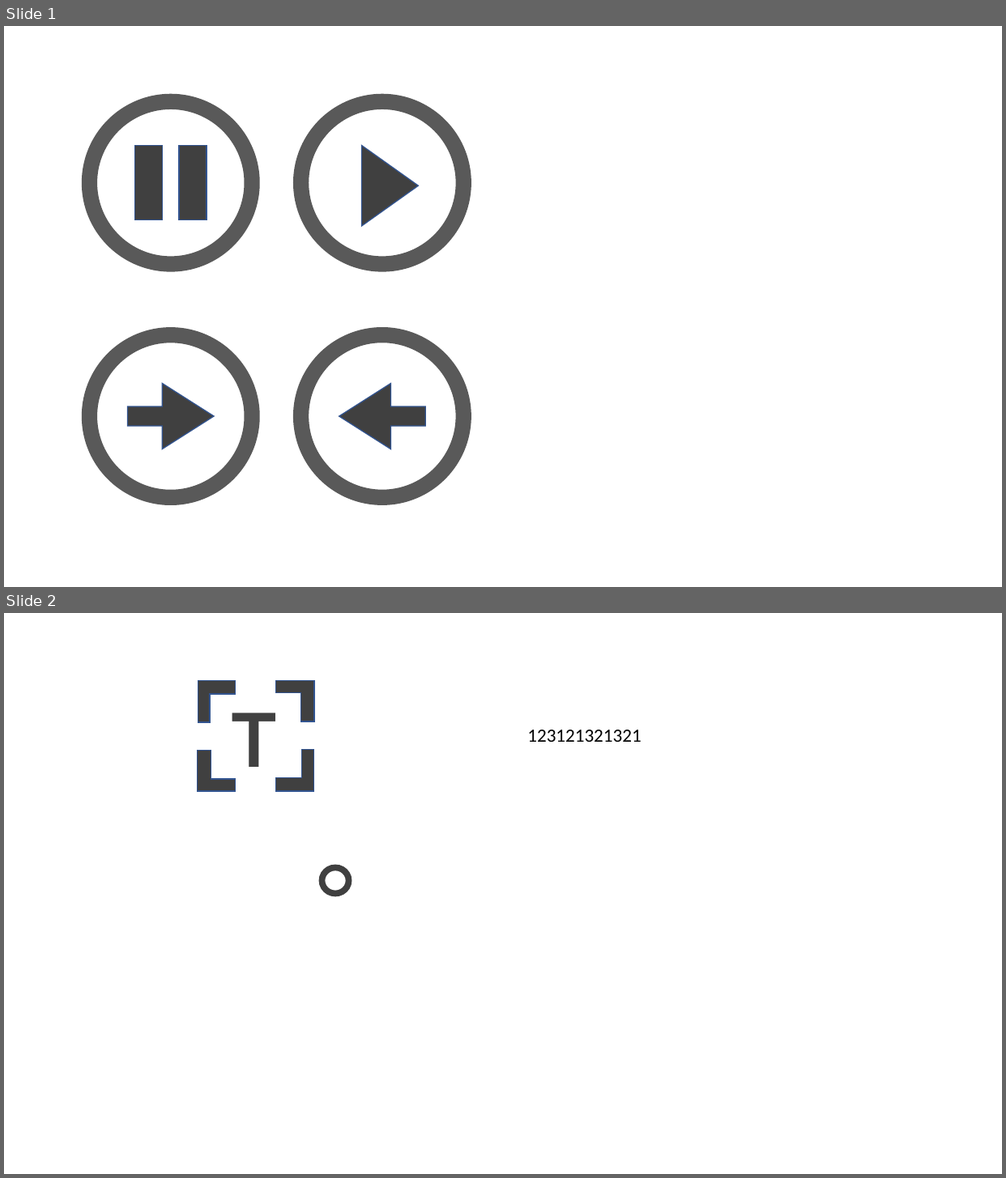
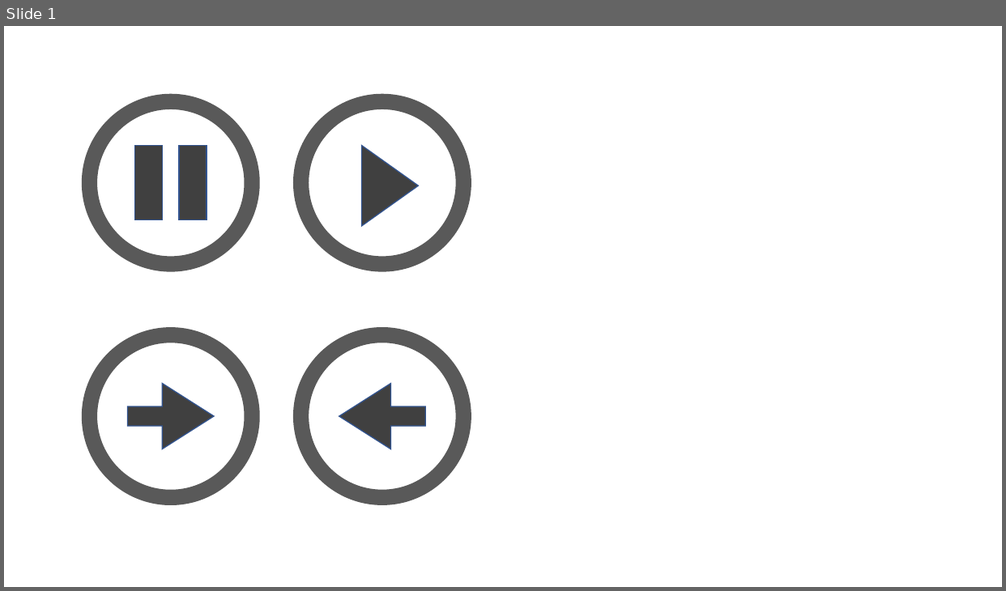
Before and after one commit to anitaHey/eBook-creator, a slide deck: assets/image/image_ppt.pptx. Shown one above the other, each under a label of ours: slides 1 and 2 before the commit, slide 1 after it. The pictures are 1006x1178 and 1006x591 pixels, drawn with LibreOffice and Linux fonts; fonts in the diff are those of the drawing. Boxes give left, top, right and bottom in pixels: in the first picture for what was removed or moved away, otherwise in the second. Text is boxed around its words. In the diff, an @@ line names an element or a change of style, - is before the commit and + after.

```diff
--- a/assets/image/image_ppt.pptx
+++ b/assets/image/image_ppt.pptx
@@ slide 2 removed at (4, 613, 1002, 1174), background #FFFFFF @@
@@ group removed at (197, 680, 314, 792): 4 corners, 1 text @@
-T
@@ text removed at (527, 730, 641, 742) @@
-123121321321
@@ ellipse removed at (322, 867, 349, 894) @@
```
Also in this commit, not shown: 1 slide added, 5 other files.
